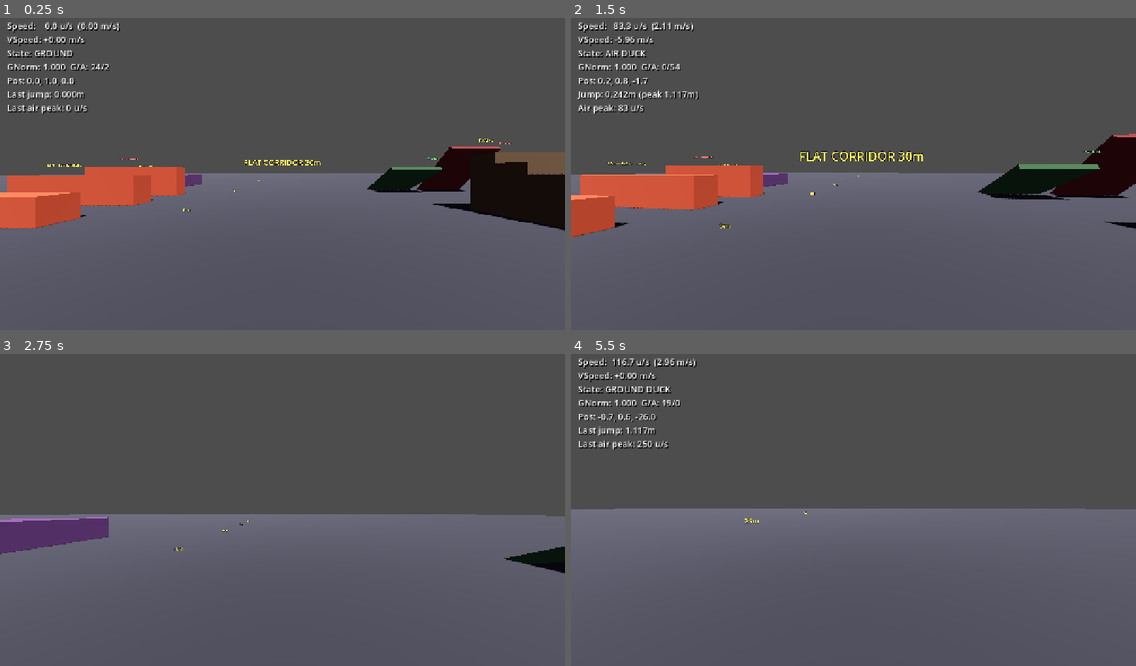
Above: before the commit, frames 1-4 (two rows, left to right).
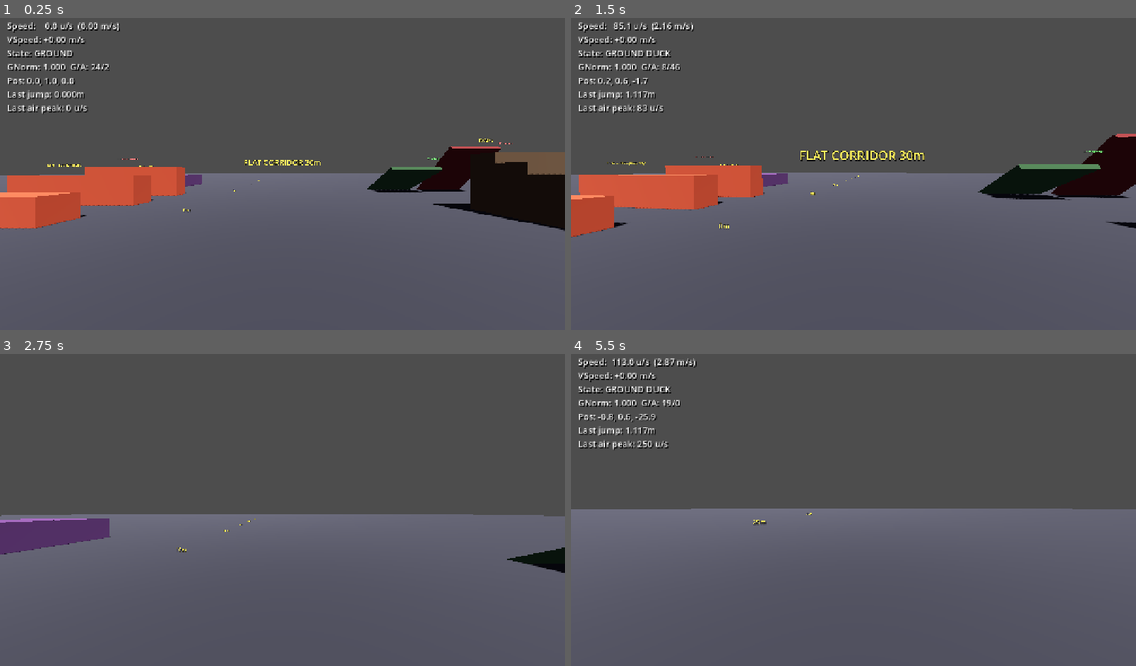
Above: after the commit, the same moments.

Repository: gotospaceplace/angels_and_demons
Game: Godot game, scene res://client/scenes/main.tscn
The game is run twice, just before and just after one commit, with the same random seed, the same clock (stepped at 60 frames per second) and the same inputs. This scene is started directly instead of the project's main scene.
Inputs (mouse positions are in pixels of both pictures, inside the frame that each line leads up to):
- Up to frame 1 (0.25 s): no input
- Up to frame 2 (1.5 s): move the mouse to (881, 170) at 0.52 s; hold Ctrl (duck) 0.53-1.28 s; hold W (move_forward) from 0.53 s (still down); tap Space (jump) at 0.77 s; move the mouse to (825, 174) at 1.27 s; tap Ctrl (duck) at 1.35 s
- Up to frame 3 (2.75 s): keep holding W (move_forward); tap Space (jump) at 1.52 s; move the mouse to (293, 500) at 2.02 s; hold F7 (toggle_hud) from 2.03 s (still down); tap Ctrl (duck) at 2.3 s
- Up to frame 4 (5.5 s): keep holding W (move_forward); move the mouse to (847, 513) at 2.77 s; release F7 (toggle_hud) at 2.78 s; tap Ctrl (duck) at 2.85, 4.55 s; tap Space (jump) at 3.02, 3.77, 4.52 s; move the mouse to (893, 510) at 3.52 s; hold Ctrl (duck) 3.53-4.28 s; tap Enter at 4.25 s; move the mouse to (808, 503) at 4.27 s; tap F7 (toggle_hud) at 4.35 s; move the mouse to (859, 506) at 5.02 s; hold Ctrl (duck) from 5.03 s (still down)

The runs differ from the first frame. In frame 1, less than 0.1% of the frame differs, in the area x 99-100%, y 49-51%; in frame 2, 1.7%, in the area x 0-100%, y 1-71%; in frame 3, 0.2%; in frame 4, 0.2%.

Commit message:
Fix ground detection: replace raycast with capsule probe
Root cause found: raycasts pass through thin CSG collision shapes
(the 30° ramp is a rotated CSGBox3D, 0.25m thick). The raycast in
_categorize_position always missed the ramp, setting on_ground=false.
The player was permanently in AIR mode on slopes, causing _fly_move
to slash velocity against the slope normal every frame (250→30 u/s).

Fix: replace the raycast with move_and_collide(down 0.1m) probe.
Capsule-vs-mesh collision reliably detects thin surfaces. The probe
also handles ground snapping (the capsule stops at the contact point).

Diagnostic HUD now shows GNorm and G/A frame ratio for verification.

Co-Authored-By: Claude Opus 4.6 <noreply@anthropic.com>

Diff:
--- a/shared/scripts/player_movement.gd
+++ b/shared/scripts/player_movement.gd
@@ -177,36 +177,24 @@
 func _categorize_position() -> void:
 	was_on_ground = on_ground
 
-	# Use is_on_floor() after a zero-length move to let Godot's internal
-	# floor detection work, plus a raycast as backup
 	if velocity.y > 0.0:
 		on_ground = false
-		return
-
-	var space_state := get_world_3d().direct_space_state
-	var half_height: float
-	if is_ducked:
-		half_height = MC.HULL_DUCKING_HEIGHT * 0.5
-	else:
-		half_height = MC.HULL_STANDING_HEIGHT * 0.5
-	var from := global_position
-	var to := from + Vector3(0, -(half_height + 0.05), 0)
-	var params := PhysicsRayQueryParameters3D.create(from, to)
-	params.exclude = [get_rid()]
-
-	var result: Dictionary = space_state.intersect_ray(params)
-	if not result.is_empty() and Vector3(result.normal).y >= MC.FLOOR_NORMAL_MIN:
+		ground_normal = Vector3.UP
+		return
+
+	# Probe ground using move_and_collide instead of raycast — raycasts pass
+	# through thin CSG collision shapes (like rotated ramp boxes) but capsule
+	# shape collision detects them reliably.
+	var saved_pos := global_position
+	var probe := move_and_collide(Vector3(0, -0.1, 0))
+	if probe and probe.get_normal().y >= MC.FLOOR_NORMAL_MIN:
 		on_ground = true
-		ground_normal = Vector3(result.normal)
-		if velocity.y <= 0.0:
-			var foot_y: float = from.y - half_height
-			var ground_y: float = Vector3(result.position).y
-			var snap_dist: float = foot_y - ground_y
-			if snap_dist > -0.01 and snap_dist < 0.1:
-				global_position.y = ground_y + half_height
-	else:
-		on_ground = false
-		ground_normal = Vector3.UP
+		ground_normal = probe.get_normal()
+		return
+
+	global_position = saved_pos
+	on_ground = false
+	ground_normal = Vector3.UP
 
 func _ground_move(delta: float) -> void:
 	# Pre-move half gravity
